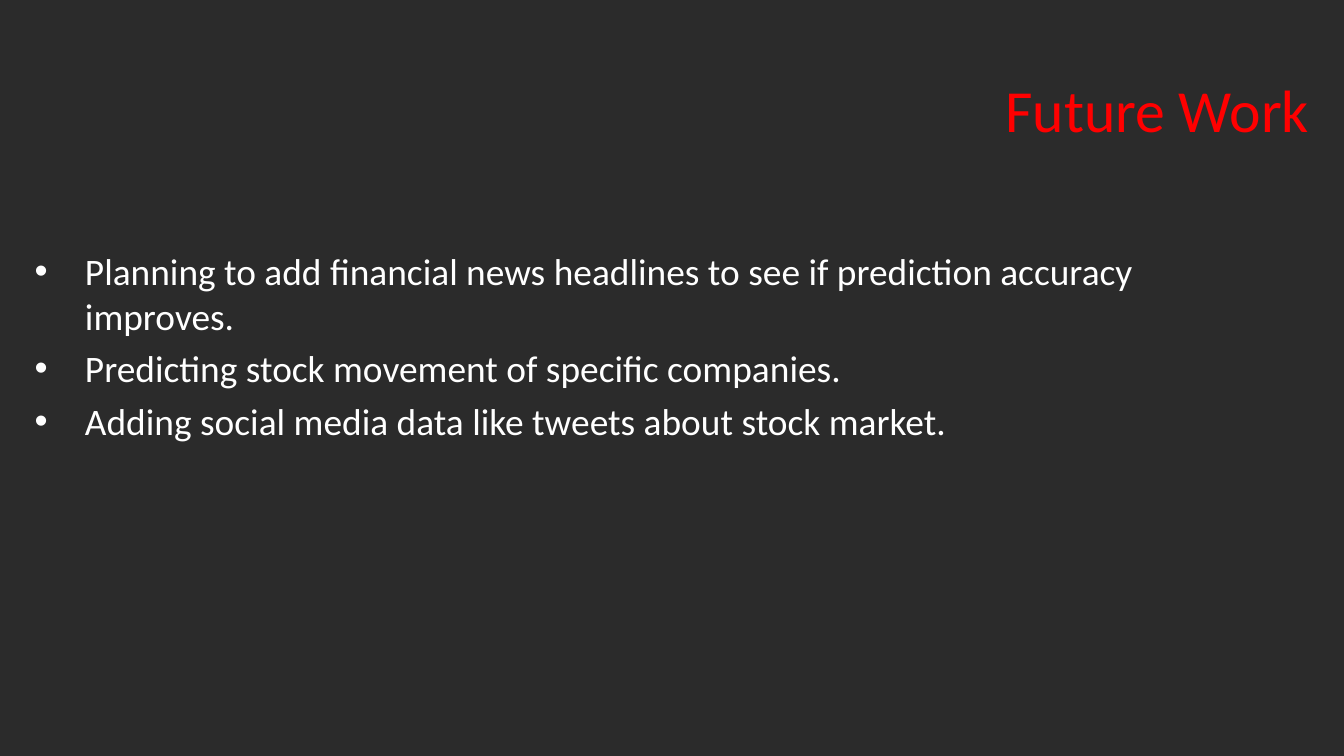
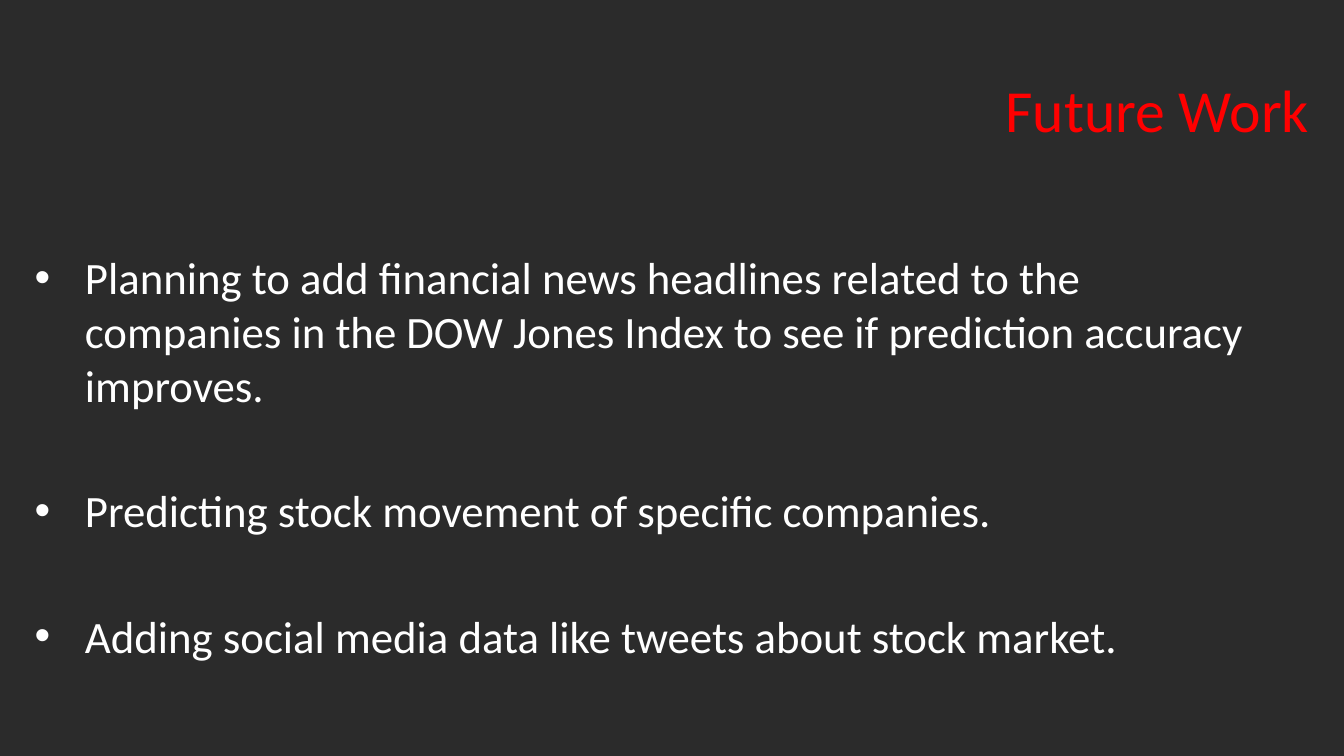
Before and after one commit to arundhathi-patil/ISM-6390-Data-Science-Project, a slide deck: slide 10 of DSP Presentation.pptx (slide 7 before the commit). Drawn at 1344x756 pixels with LibreOffice and Linux fonts; fonts in the diff are those of the drawing; background and template pictures are left out; a plain dark background stands for a picture behind light text. Boxes give left, top, right and bottom in pixels: in the first picture for what was removed or moved away, otherwise in the second. Text is boxed around its words. In the diff, an @@ line names an element or a change of style, - is before the commit and + after.

Commit message:
Update DSP Presentation.pptx
Final Slides

```diff
--- a/DSP Presentation.pptx
+++ b/DSP Presentation.pptx
@@ text at <box>85,263,1242,410</box>: text changed; size 20 to 24 pt @@
-• Planning to add financial news headlines to see if prediction accuracy improves.
+• Planning to add financial news headlines related to the companies in the DOW Jones Index to see if prediction accuracy improves.
@@ text at <box>85,496,1116,661</box>: size 20 to 24 pt in "Predicting stock movement of specific companies.", "Adding social media data like tweets about ..." @@
```
Also in this commit, not shown: 4 other slides changed, 4 slides added, 1 slide removed.
